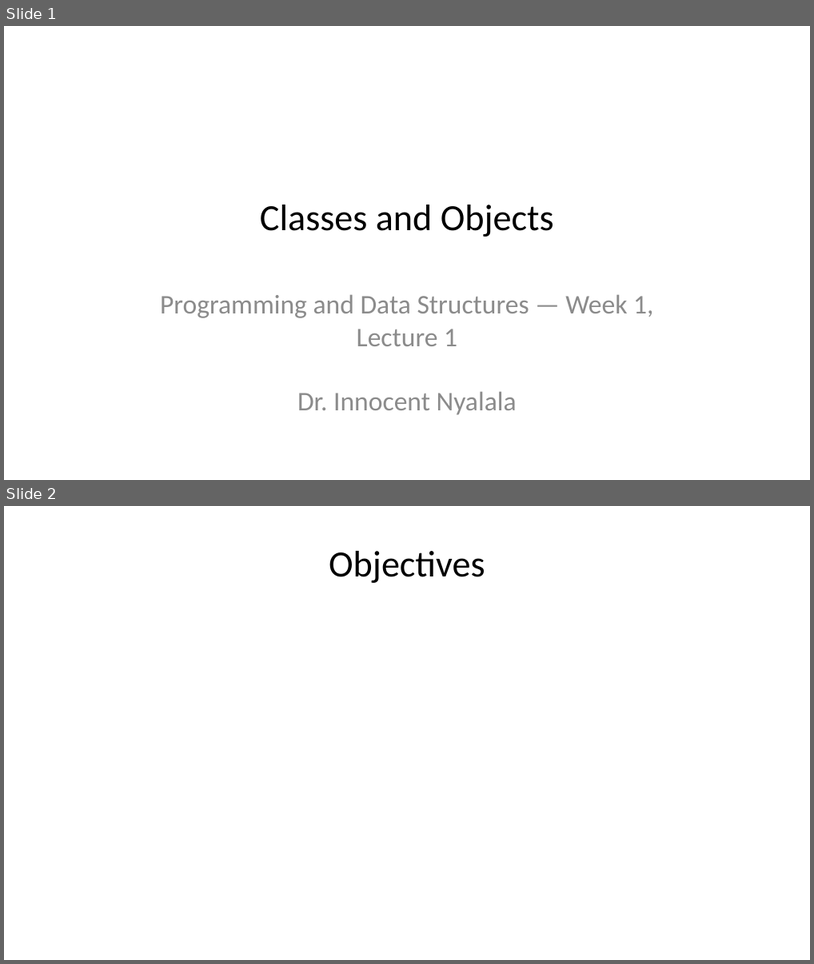
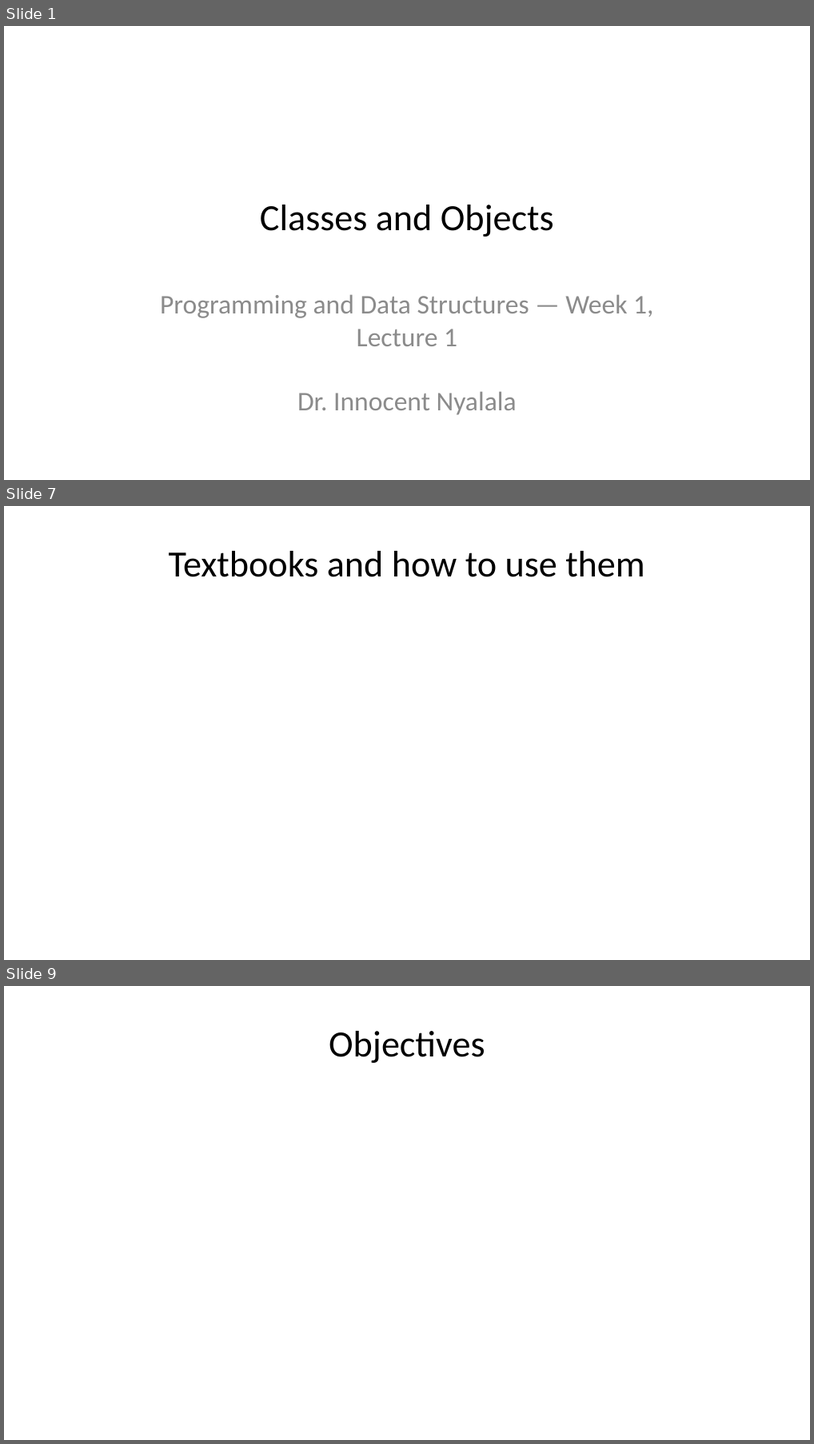
Before and after one commit to inyalala/iitmz-teaching-site, a slide deck: courses/z2005/00-oop-then-algorithms/lecture-1.pptx. Shown one above the other, each under a label of ours: slides 1 and 2 before the commit, slides 1, 7 and 9 after it; the slides between them are not shown. The pictures are 814x964 and 814x1444 pixels, drawn with LibreOffice and Linux fonts; fonts in the diff are those of the drawing. Boxes give left, top, right and bottom in pixels: in the first picture for what was removed or moved away, otherwise in the second. Text is boxed around its words. In the diff, an @@ line names an element or a change of style, - is before the commit and + after.

```diff
--- a/courses/z2005/00-oop-then-algorithms/lecture-1.pptx
+++ b/courses/z2005/00-oop-then-algorithms/lecture-1.pptx
@@ slide 7 added at [4,506,810,960], background #FFFFFF @@
@@ title added at [169,551,645,577], 33 pt, text #000000 @@
+Textbooks and how to use them
@@ what was slide 2 is now slide 9 @@
```
Also in this commit, not shown: 6 other slides added, 30 other files.
